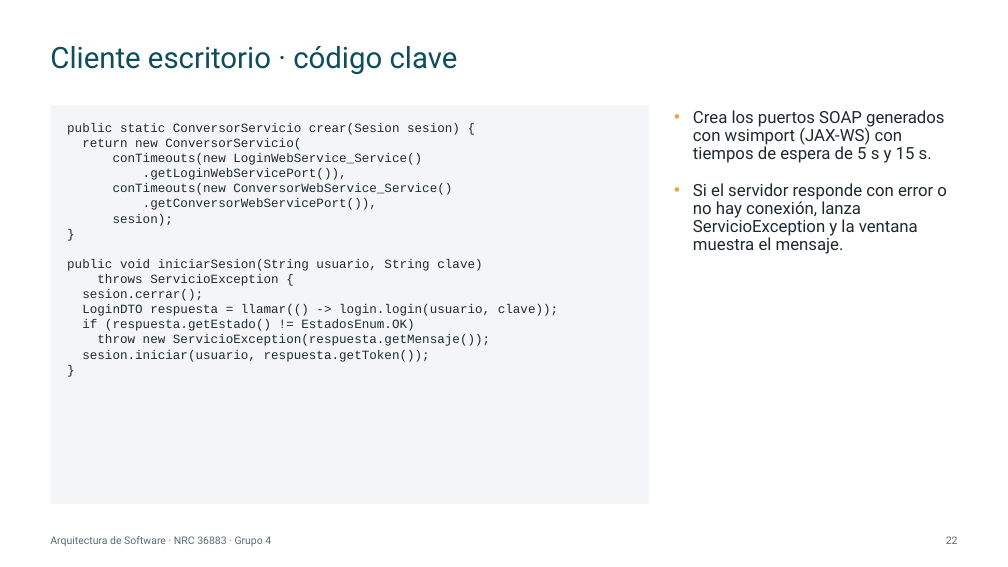
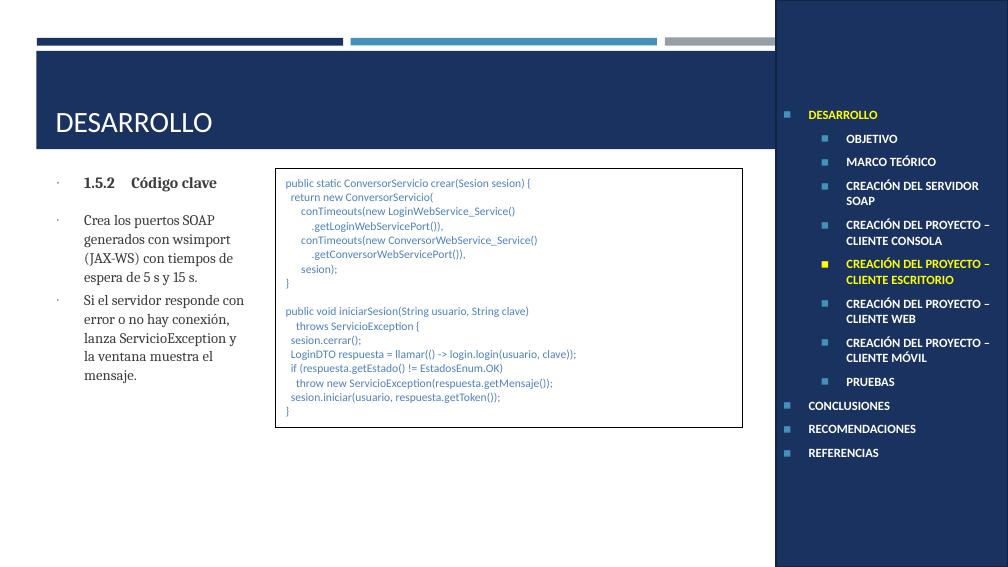
Before and after one commit to IMarcusDev/TI.1.1.-PAO202651_SOAP_JAVA_SINBDD_NRC_36883_GR04, a slide deck: slide 18 of 05. DOCUMENTACION/PRESENTACION TI.1.1. SOAP sin BDD en JAVA GR4.pptx (slide 22 before the commit). Drawn at 1008x567 pixels with LibreOffice and Linux fonts; fonts in the diff are those of the drawing. Boxes give left, top, right and bottom in pixels: in the first picture for what was removed or moved away, otherwise in the second. Text is boxed around its words. In the diff, an @@ line names an element or a change of style, - is before the commit and + after.

```diff
--- a/05. DOCUMENTACION/PRESENTACION TI.1.1. SOAP sin BDD en JAVA GR4.pptx
+++ b/05. DOCUMENTACION/PRESENTACION TI.1.1. SOAP sin BDD en JAVA GR4.pptx
@@ rectangle added at (776,0,1008,567), fill #1A3260, outline #122446 1.75 pt, 12 pt, text #FFFFFF, bold @@
+◼ DESARROLLO
+  ◼ OBJETIVO
+  ◼ MARCO TEÓRICO
+  ◼ CREACIÓN DEL SERVIDOR SOAP
+  ◼ CREACIÓN DEL PROYECTO – CLIENTE CONSOLA
+  ◼ CREACIÓN DEL PROYECTO – CLIENTE ESCRITORIO
+  ◼ CREACIÓN DEL PROYECTO – CLIENTE WEB
+  ◼ CREACIÓN DEL PROYECTO – CLIENTE MÓVIL
+  ◼ PRUEBAS
+◼ CONCLUSIONES
+◼ RECOMENDACIONES
+◼ REFERENCIAS
@@ rectangle added at (36,51,972,149), fill #1A3260 @@
@@ rectangle added at (37,38,343,45), fill #1A3260 @@
@@ title removed at (50,46,458,74) @@
-Cliente escritorio · código clave
@@ rectangle added at (351,38,657,45), fill #4590B8 @@
@@ rectangle added at (665,38,971,46), fill #969FA7 @@
@@ text removed at (51,105,650,504) @@
-public static ConversorServicio crear(Sesion sesion) {
-return new ConversorServicio(
-conTimeouts(new LoginWebService_Service()
-.getLoginWebServicePort()),
-conTimeouts(new ConversorWebService_Service()
-.getConversorWebServicePort()),
-sesion);
-}
-public void iniciarSesion(String usuario, String clave)
-throws ServicioException {
-sesion.cerrar();
-LoginDTO respuesta = llamar(() -> login.login(usuario, clave));
-if (respuesta.getEstado() != EstadosEnum.OK)
-throw new ServicioException(respuesta.getMensaje());
-sesion.iniciar(usuario, respuesta.getToken());
-}
@@ title added at (56,113,213,132), 28 pt, text #FFFFFF @@
+DESARROLLO
@@ text "1.5.2 Código clave": place and size @@
-text "1.5.2 Código clave" at (693,110,947,254)
+text "1.5.2 Código clave" at (84,177,244,383)
@@ text at (84,177,115,188): paragraph added @@
+∙ 1.5.2 Código clave
@@ table added at (275,168,743,407), 1 rows, 1 columns @@
+public static ConversorServicio crear(Sesion sesion) { / return new ConversorServicio( / conTimeouts(new LoginWebService_Service() / .getLoginWebServicePort()), / conTimeouts(new ConversorWebService_Service() / .getConversorWebServicePort()), / sesion); / } / public void iniciarSesion(String usuario, String clave) / throws ServicioException { / sesion.cerrar(); / LoginDTO respuesta = llamar(() -> login.login(usuario, clave)); / if (respuesta.getEstado() != EstadosEnum.OK) / throw new ServicioException(respuesta.getMensaje()); / sesion.iniciar(usuario, respuesta.getToken()); / }
@@ text at (84,215,244,383): size 16 to 14 pt, font Roboto to Cambria, text colour #1F2A30 to #3D3D3D; bullet • to ∙; line spacing 0.9 to 1.07; less space between paragraphs; bullet colour #E8A33D to #4590B8 @@
@@ text removed at (50,536,271,546) @@
-Arquitectura de Software · NRC 36883 · Grupo 4
@@ page number removed at (946,536,958,544) @@
-22
```
Also in this commit, not shown: 23 other slides changed, 6 slides added, 14 slides removed, 1 other file.
